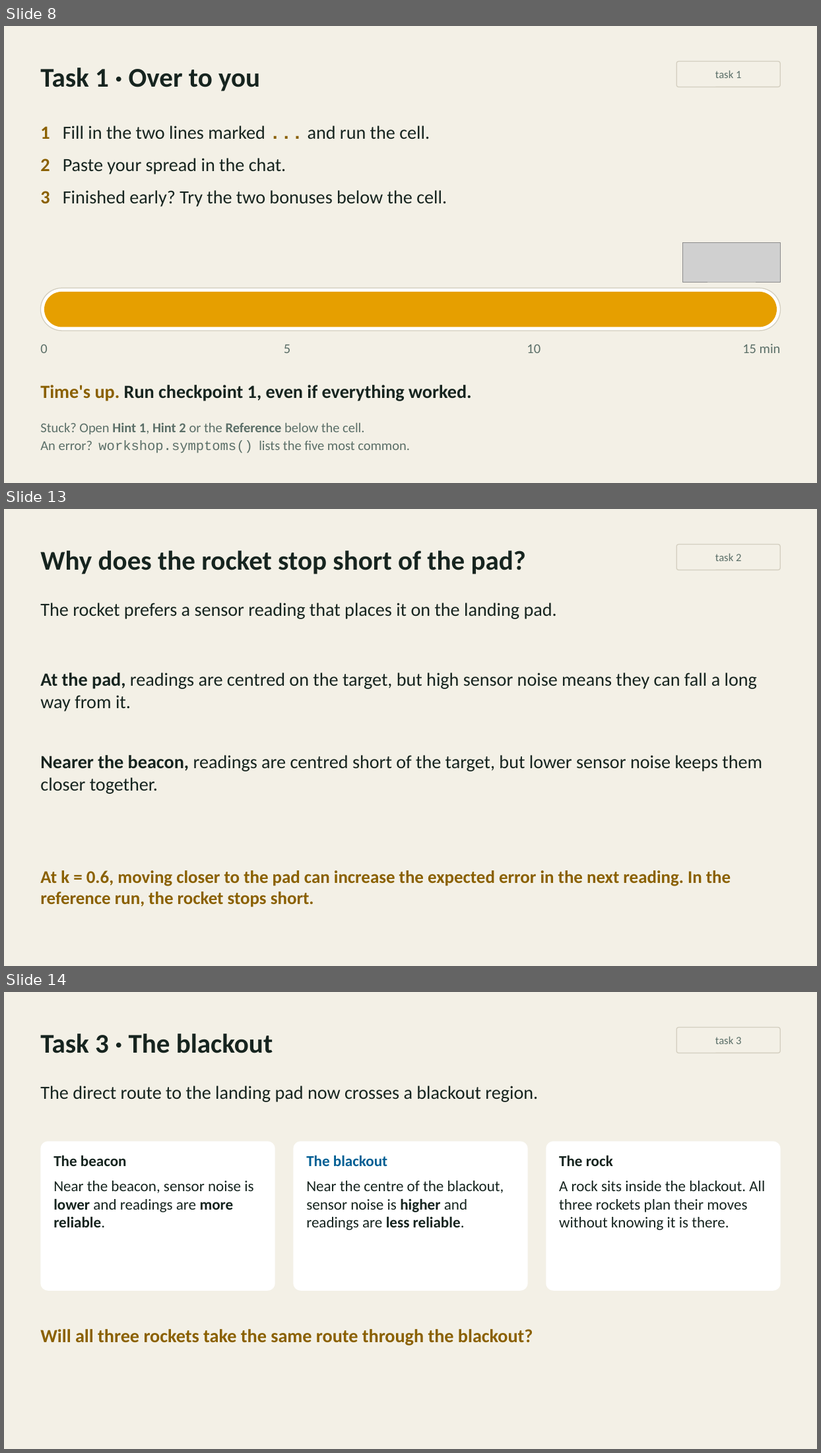
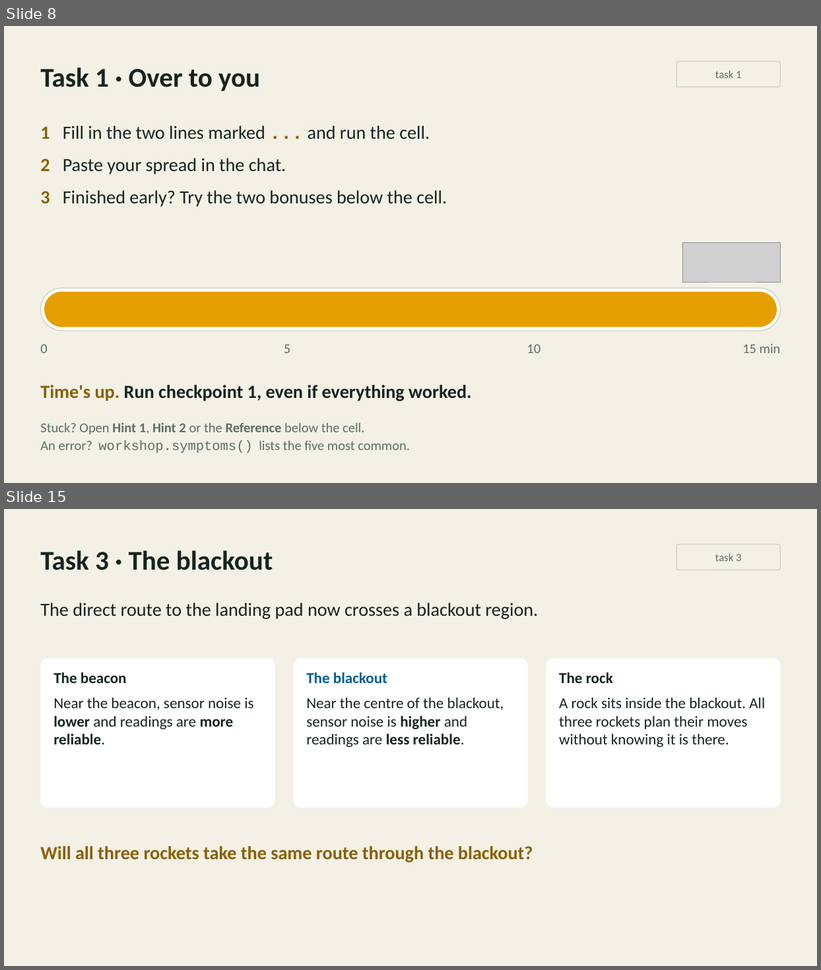
Before and after one commit to inferogenesis/cpomdp-workshop, a slide deck: deck/cpomdp_symposium_2026.pptx. Shown one above the other, each under a label of ours: slides 8, 13 and 14 before the commit, slides 8 and 15 after it; the slides between them are not shown. The pictures are 821x1453 and 821x970 pixels, drawn with LibreOffice and Linux fonts; fonts in the diff are those of the drawing; grey boxes stand for pictures. Boxes give left, top, right and bottom in pixels: in the first picture for what was removed or moved away, otherwise in the second. Text is boxed around its words. In the diff, an @@ line names an element or a change of style, - is before the commit and + after.

Commit message:
feat: rebuild Task 2's slides around the curiosity pair and the precision dial

```diff
--- a/deck/cpomdp_symposium_2026.pptx
+++ b/deck/cpomdp_symposium_2026.pptx
@@ slide 13 removed at <box>4,509,817,966</box>, background #F3F0E6 @@
@@ rounded rectangle removed at <box>677,545,781,570</box> @@
-task 2
@@ text removed at <box>40,551,526,574</box> @@
-Why does the rocket stop short of the pad?
@@ text removed at <box>40,603,557,619</box> @@
-The rocket prefers a sensor reading that places it on the landing pad.
@@ text removed at <box>40,673,757,712</box> @@
-At the pad, readings are centred on the target, but high sensor noise means they can fall a long way from it.
@@ text removed at <box>40,755,762,794</box> @@
-Nearer the beacon, readings are centred short of the target, but lower sensor noise keeps them closer together.
@@ text removed at <box>40,871,731,908</box> @@
-At k = 0.6, moving closer to the pad can increase the expected error in the next reading. In the reference run, the rocket stops short.
@@ what was slide 14 is now slide 15 @@
```
Also in this commit, not shown: 6 slides changed, 2 slides added, 14 other files.
